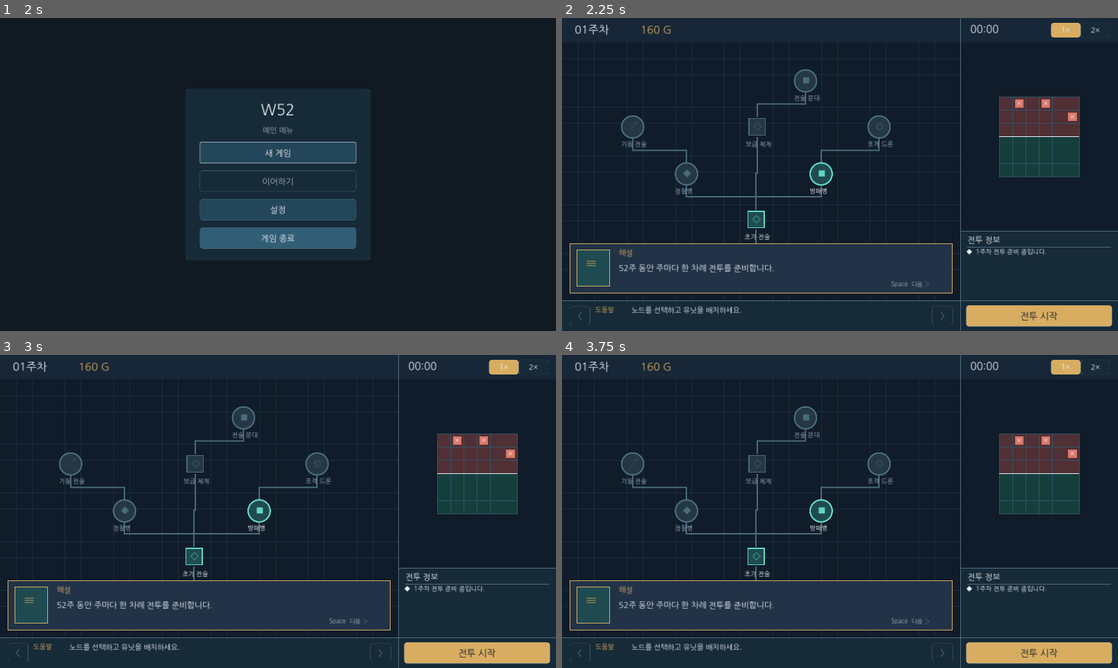
Above: before the commit, frames 1-4 (two rows, left to right).
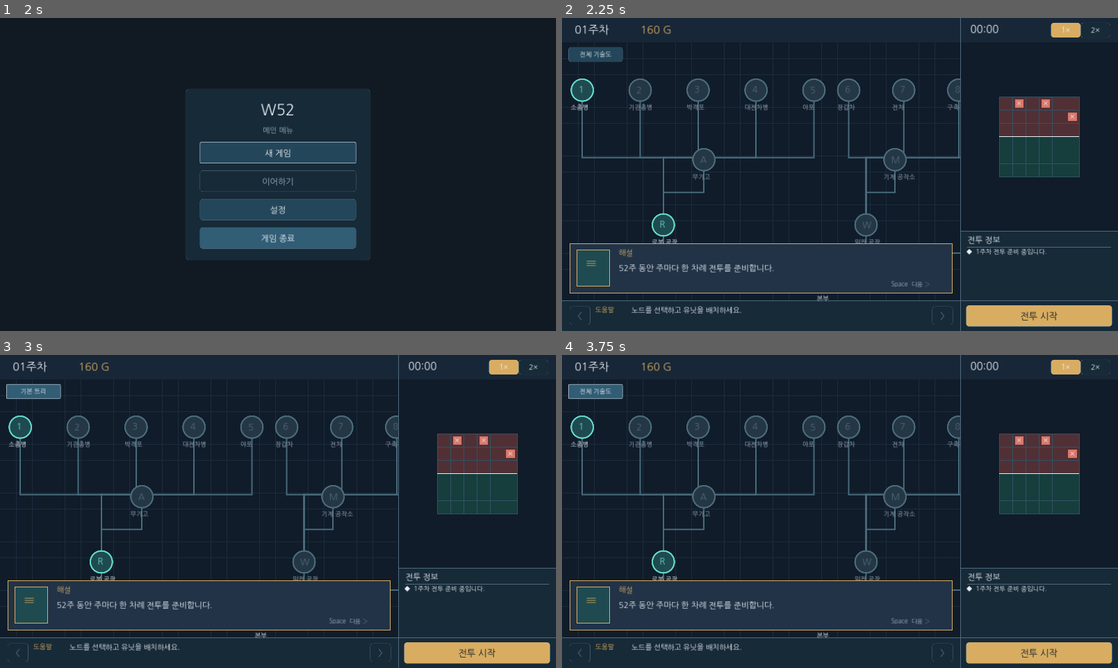
Above: after the commit, the same moments.

Repository: xcliming-svg/w52
Game: Godot game, scene res://main.tscn
The game is run twice, just before and just after one commit, with the same random seed, the same clock (stepped at 60 frames per second) and the same inputs.
Inputs (mouse positions are in pixels of both pictures, inside the frame that each line leads up to):
- Up to frame 1 (2 s): tap Enter at 0.5 s; move the mouse to (400, 158) at 0.52 s; click (400, 158) at 0.67 s; tap Space at 0.77, 1.25 s; drag from (166, 190) to (250, 237) at 1.27 s
- Up to frame 2 (2.25 s): click "새 게임" at 2 s
- Up to frame 3 (3 s): click (33, 392) at 2.75 s, where only the run after the commit has a clickable "전체 기술도"
- Up to frame 4 (3.75 s): click (595, 392) at 3.5 s, where only the run after the commit has a clickable "기본 트리"

Frame 1 is identical in both runs. In frame 2, 6.7% of the frame differs, in the area x 1-72%, y 9-91%; in frame 3, 6.7%; in frame 4, 6.7%.

Commit message:
feat: introduce 20-node tech tree rules, ownership and preview model

Diff:
--- a/scripts/game.gd
+++ b/scripts/game.gd
@@ -16,15 +16,42 @@
 const POPUP_BUTTON_OFFSET := Vector2(205, 194)
 const DIALOGUE_RECT := Rect2(28, 778, 1320, 171)
 const NODES := [
-    {"id":"root", "name":"지휘 본부", "kind":"root", "parent":"", "p":Vector2(670, 744), "week":1, "symbol":"◆", "detail":"전략의 시작 노드입니다."},
-    {"id":"command", "name":"초기 전술", "kind":"branch", "parent":"root", "p":Vector2(670, 612), "week":1, "symbol":"◇", "detail":"기본 지휘 분기입니다."},
-    {"id":"guard", "name":"방패병", "kind":"unit", "parent":"command", "p":Vector2(895, 454), "week":1, "symbol":"■", "detail":"전선 유지에 특화된|아군 전투 유닛입니다."},
-    {"id":"scout", "name":"정찰병", "kind":"unit", "parent":"command", "p":Vector2(430, 454), "week":8, "symbol":"◆", "detail":"전방 이동을 담당하는|아군 전투 유닛입니다."},
-    {"id":"mobility", "name":"기동 전술", "kind":"upgrade", "parent":"scout", "p":Vector2(244, 292), "week":17, "symbol":"↗", "detail":"기동 연구 경로입니다."},
-    {"id":"supply", "name":"보급 체계", "kind":"branch", "parent":"command", "p":Vector2(674, 292), "week":26, "symbol":"◇", "detail":"전력 운용 연구 분기입니다."},
-    {"id":"drone", "name":"포격 드론", "kind":"unit", "parent":"guard", "p":Vector2(1095, 292), "week":29, "symbol":"◎", "detail":"후방 지원을 담당하는|아군 전투 유닛입니다."},
-    {"id":"elite", "name":"전술 분대", "kind":"unit", "parent":"supply", "p":Vector2(841, 133), "week":44, "symbol":"■", "detail":"후반 확장 전투 유닛입니다."}
+    {"id":"hq", "name":"본부", "kind":"root", "parent":"", "p":Vector2(920, 825), "week":1, "requires":[], "symbol":"HQ", "detail":"기술트리의 뿌리"},
+    {"id":"robot_factory", "name":"로봇 공장", "kind":"production", "parent":"hq", "p":Vector2(350, 630), "week":1, "requires":[], "symbol":"R", "detail":"로봇 5종의 생산시설"},
+    {"id":"walker_factory", "name":"워커 공장", "kind":"production", "parent":"hq", "p":Vector2(1050, 630), "week":9, "requires":[], "symbol":"W", "detail":"워커 4종의 생산시설"},
+    {"id":"radar", "name":"레이더 기지", "kind":"tech", "parent":"hq", "p":Vector2(1730, 630), "week":15, "requires":[], "symbol":"T", "detail":"드론 관제·장거리 정밀 조준"},
+    {"id":"reactor", "name":"동력로", "kind":"tech", "parent":"hq", "p":Vector2(2190, 630), "week":32, "requires":[], "symbol":"P", "detail":"중전차·폭격기 고출력 동력"},
+    {"id":"armory", "name":"무기고", "kind":"tech", "parent":"robot_factory", "p":Vector2(490, 405), "week":10, "requires":[], "symbol":"A", "detail":"로켓·포격·공격기 무장 기술"},
+    {"id":"machine_shop", "name":"기계 공작소", "kind":"tech", "parent":"walker_factory", "p":Vector2(1150, 405), "week":18, "requires":[], "symbol":"M", "detail":"고급 차체·워커 플랫폼"},
+    {"id":"drone_hangar", "name":"드론 격납고", "kind":"production", "parent":"radar", "p":Vector2(1820, 405), "week":15, "requires":[], "symbol":"D", "detail":"드론 3종의 생산시설"},
+    {"id":"rifle", "name":"소총병", "kind":"unit", "parent":"robot_factory", "p":Vector2(70, 165), "week":1, "requires":["robot_factory"], "symbol":"1", "detail":"저비용 범용 사격·기본 대공 보조"},
+    {"id":"mg", "name":"기관총병", "kind":"unit", "parent":"robot_factory", "p":Vector2(270, 165), "week":2, "requires":["robot_factory"], "symbol":"2", "detail":"연사와 경량 표적 처리"},
+    {"id":"mortar", "name":"박격포", "kind":"unit", "parent":"robot_factory", "p":Vector2(470, 165), "week":4, "requires":["robot_factory"], "symbol":"3", "detail":"저비용 간접포격"},
+    {"id":"anti_tank", "name":"대전차병", "kind":"unit", "parent":"robot_factory", "p":Vector2(670, 165), "week":10, "requires":["robot_factory","armory"], "symbol":"4", "detail":"저비용 대장갑 특화"},
+    {"id":"artillery", "name":"야포", "kind":"unit", "parent":"robot_factory", "p":Vector2(870, 165), "week":21, "requires":["robot_factory","armory","radar"], "symbol":"5", "detail":"장거리 후열 화력"},
+    {"id":"car", "name":"장갑차", "kind":"unit", "parent":"walker_factory", "p":Vector2(990, 165), "week":9, "requires":["walker_factory"], "symbol":"6", "detail":"경량 워커 전열·빠른 연사"},
+    {"id":"tank", "name":"전차", "kind":"unit", "parent":"walker_factory", "p":Vector2(1180, 165), "week":18, "requires":["walker_factory","machine_shop"], "symbol":"7", "detail":"범용 장갑 전열"},
+    {"id":"destroyer", "name":"구축전차", "kind":"unit", "parent":"walker_factory", "p":Vector2(1370, 165), "week":29, "requires":["walker_factory","machine_shop","radar"], "symbol":"8", "detail":"단일 대전차 플랫폼"},
+    {"id":"heavy", "name":"중전차", "kind":"unit", "parent":"walker_factory", "p":Vector2(1560, 165), "week":36, "requires":["walker_factory","machine_shop","reactor"], "symbol":"9", "detail":"고내구 전열"},
+    {"id":"fighter", "name":"전투기", "kind":"unit", "parent":"drone_hangar", "p":Vector2(1760, 165), "week":15, "requires":["drone_hangar"], "symbol":"F", "detail":"공중 요격"},
+    {"id":"attacker", "name":"공격기", "kind":"unit", "parent":"drone_hangar", "p":Vector2(1960, 165), "week":24, "requires":["drone_hangar","armory"], "symbol":"G", "detail":"지상 지원·범위 공격"},
+    {"id":"bomber", "name":"폭격기", "kind":"unit", "parent":"drone_hangar", "p":Vector2(2160, 165), "week":40, "requires":["drone_hangar","reactor"], "symbol":"B", "detail":"대규모 폭격"}
 ]
+
+const UPGRADES := {
+    "rifle": [["고속 장전","연사 개선"],["대공 추적","공중 대응 개선"]],
+    "mg": [["연사 강화","지속 화력"],["표적 전환","경량 다수 대응"]],
+    "mortar": [["확산 포탄","광역 지원"],["자동 장전","발사 속도"]],
+    "anti_tank": [["관통탄","장갑 피해"],["유도 조준","표적 추적"]],
+    "artillery": [["장포신","사거리"],["고폭 포탄","포격 범위"]],
+    "car": [["추가 장갑","생존력"],["속사 포탑","경량 표적 대응"]],
+    "tank": [["복합 장갑","생존력"],["고폭탄","소형 광역"]],
+    "destroyer": [["관통 포탄","대장갑 화력"],["정밀 조준","표적 추적"]],
+    "heavy": [["강화 장갑","생존력"],["중포탄","일격 피해"]],
+    "fighter": [["요격 레이더","공중 탐지"],["속사 기관포","연사"]],
+    "attacker": [["확산 로켓","광역"],["정밀 유도탄","장갑 대응"]],
+    "bomber": [["확산 폭탄","타격 범위"],["중량 폭탄","일격 피해"]]
+}
 
 var week: int = 1
 var g: int = 160
@@ -34,6 +61,8 @@
 var selected_id: String = ""
 var hover_id: String = ""
 var placements: Array[String] = []
+var owned_buildings: Array[String] = ["hq", "robot_factory"]
+var full_tree_view: bool = false
 var log_items: Array[String] = []
 var speed: int = 1
 var battle_seconds: float = 0.0
@@ -45,6 +74,7 @@
 var pan_start_camera: Vector2 = Vector2.ZERO
 var pan_press_node_id: String = ""
 
+var full_view_button: Button
 var deploy_button: Button
 var battle_button: Button
 var prev_button: Button
@@ -72,19 +102,27 @@
     var requested: String = str(data.get("phase", "dialogue"))
     phase = requested if requested in ["dialogue", "prepare", "battle", "result"] else "dialogue"
     if phase == "battle":
-        phase = "prepare" # A paused-in-battle snapshot resumes from preparation, not a half simulated fight.
+        phase = "prepare"
     dialogue_index = clampi(int(data.get("dialogue", 0)), 0, DIALOGUE_COUNT)
     help_index = clampi(int(data.get("help", week)), 1, week)
+    owned_buildings = ["hq", "robot_factory"]
+    var stored: Variant = data.get("buildings", [])
+    if stored is Array:
+        for item in stored:
+            var node := _find_node(str(item))
+            if not node.is_empty() and str(node["kind"]) != "unit" and str(item) not in owned_buildings:
+                owned_buildings.append(str(item))
     placements.clear()
     var saved_placements: Variant = data.get("placements", [])
     if saved_placements is Array:
         for item in saved_placements:
             var node := _find_node(str(item))
-            if not node.is_empty() and str(node["kind"]) == "unit" and int(node["week"]) <= week and placements.size() < 12:
+            if not node.is_empty() and str(node["kind"]) == "unit" and _is_node_unlocked(node) and placements.size() < 12:
                 placements.append(str(item))
     if phase == "dialogue" and dialogue_index >= DIALOGUE_COUNT:
         phase = "prepare"
     selected_id = ""
+    full_tree_view = false
     camera_offset = Vector2.ZERO
     camera_target = Vector2.ZERO
     log_items = ["%d주차 전투 준비 중입니다." % week]
@@ -95,8 +133,8 @@
 
 func snapshot() -> Dictionary:
     return {"week":week, "g":g, "phase":phase, "dialogue":dialogue_index,
-        "help":help_index, "placements":placements.duplicate()}
-
+        "help":help_index, "placements":placements.duplicate(),
+        "buildings":owned_buildings.duplicate()}
 
 func _create_controls() -> void:
     # Only the tree surface is clipped. Panels and interactive Controls remain
@@ -132,11 +170,18 @@
     dialogue_surface.draw.connect(_draw_dialogue_overlay)
     add_child(dialogue_surface)
 
+    full_view_button = UI.make_button("전체 기술도", Vector2(188, 52))
+    full_view_button.position = Vector2(22, 100)
+    full_view_button.size = Vector2(188, 52)
+    full_view_button.add_theme_font_size_override("font_size", 22)
+    full_view_button.pressed.connect(_toggle_tree_view)
+    add_child(full_view_button)
+
     deploy_button = UI.make_button("배치", Vector2(160, 62))
     deploy_button.position = Vector2(-500, -500)
     deploy_button.size = Vector2(160, 62)
     deploy_button.add_theme_font_size_override("font_size", 26)
-    deploy_button.pressed.connect(_deploy_selected)
+    deploy_button.pressed.connect(_action_selected)
     add_child(deploy_button)
 
     prev_button = UI.make_button("〈", Vector2(72, 64))
@@ -209,6 +254,61 @@
     return {}
 
 
+func _has_building(id: String) -> bool:
+    return id in owned_buildings
+
+
+func _node_visible(node: Dictionary) -> bool:
+    if full_tree_view or _has_building(str(node["id"])):
+        return true
+    return _has_building(str(node["parent"]))
+
+
+func _is_node_unlocked(node: Dictionary) -> bool:
+    if week < int(node["week"]):
+        return false
+    if str(node["kind"]) == "unit":
+        for requirement in node["requires"]:
+            if not _has_building(str(requirement)):
+                return false
+        return true
+    return _has_building(str(node["parent"]))
+
+
+func _node_half_size(node: Dictionary) -> float:
+    match str(node["kind"]):
+        "root":
+            return 52.0
+        "production":
+            return 44.0
+        "tech":
+            return 40.0
+        _:
+            return 36.0
+
+
+func _toggle_tree_view() -> void:
+    full_tree_view = not full_tree_view
+    full_view_button.text = "기본 트리" if full_tree_view else "전체 기술도"
+    camera_offset = _clamp_pan(camera_offset)
+    camera_target = camera_offset
+    _refresh_all()
+
+
+func _build_selected() -> void:
+    var node := _find_node(selected_id)
+    if node.is_empty() or str(node["kind"]) == "unit" or str(node["kind"]) == "root":
+        return
+    if phase not in ["dialogue", "prepare"] or not _node_visible(node) or not _is_node_unlocked(node):
+        return
+    var id := str(node["id"])
+    if _has_building(id):
+        return
+    # No approved construction price: this is an instant, zero-cost UI demonstration.
+    owned_buildings.append(id)
+    _append_log("%s 즉시 건설 (비용 미정·시연)" % str(node["name"]))
+    _refresh_all()
+
 func _node_tree_local(node: Dictionary) -> Vector2:
     return node["p"] + camera_offset
 
@@ -219,28 +319,32 @@
 
 func _selected_ancestors() -> Array[String]:
     var result: Array[String] = []
-    var current: String = selected_id
-    while not current.is_empty():
-        result.append(current)
-        var node := _find_node(current)
-        if node.is_empty():
-            break
-        current = str(node["parent"])
+    var starts: Array[String] = [selected_id]
+    var selected := _find_node(selected_id)
+    if not selected.is_empty() and str(selected["kind"]) == "unit":
+        for req in selected["requires"]:
+            starts.append(str(req))
+    for start in starts:
+        var current: String = start
+        while not current.is_empty():
+            if current not in result:
+                result.append(current)
+            var node := _find_node(current)
+            if node.is_empty():
+                break
+            current = str(node["parent"])
     return result
 
 
 func _node_visual_rect(node: Dictionary) -> Rect2:
-    # A recognizable unit of the tree is one entire node plus its name label.
-    # Use its largest hover/selection icon size and the measured label width.
+    # Entire shape and measured label, with the single 112% focus scale.
     var p: Vector2 = node["p"]
-    var radius := 38.0 * 1.12
-    var label_width := FONT.get_string_size(str(node["name"]), HORIZONTAL_ALIGNMENT_LEFT, -1, 22).x
-    var left := minf(p.x - radius, p.x - 40.0)
-    var right := maxf(p.x + radius, p.x - 40.0 + label_width)
-    var top := p.y - radius
-    var bottom := p.y + radius + 7.0 + 22.0 + FONT.get_descent(22)
-    return Rect2(Vector2(left, top), Vector2(right - left, bottom - top))
-
+    var half: float = _node_half_size(node) * 1.12
+    var label_width: float = FONT.get_string_size(str(node["name"]), HORIZONTAL_ALIGNMENT_LEFT, -1, 22).x
+    var left := minf(p.x - half, p.x - label_width * 0.5)
+    var right := maxf(p.x + half, p.x + label_width * 0.5)
+    var bottom := p.y + half + 7.0 + 22.0 + FONT.get_descent(22)
+    return Rect2(Vector2(left, p.y - half), Vector2(right - left, bottom - (p.y - half)))
 
 func _readable_tree_area() -> Rect2:
     # Avoid counting a node completely hidden by the dialogue overlay.
@@ -257,6 +361,8 @@
     var nearest := candidate
     var nearest_distance := INF
     for node in NODES:
+        if not _node_visible(node):
+            continue
         var artwork := _node_visual_rect(node)
         var min_offset := visible.position - artwork.position
         var max_offset := visible.end - artwork.end
@@ -270,7 +376,7 @@
 
 func _select_node(id: String) -> void:
     var node := _find_node(id)
-    if node.is_empty():
+    if node.is_empty() or not _node_visible(node):
         return
     selected_id = id
     camera_target = _clamp_pan(TREE_CENTER_LOCAL - node["p"])
@@ -291,6 +397,19 @@
     return Rect2(Vector2(panel_x, panel_y), POPUP_SIZE)
 
 
+func _upgrade_rect() -> Rect2:
+    if selected_id.is_empty():
+        return Rect2()
+    var node := _find_node(selected_id)
+    if node.is_empty() or str(node["kind"]) != "unit":
+        return Rect2()
+    var panel := _popup_rect()
+    var x := panel.end.x + 12.0
+    if x + 420.0 > TREE_RECT.size.x - 12.0:
+        x = panel.position.x - 432.0
+    return Rect2(Vector2(x, panel.position.y), Vector2(420, 256))
+
+
 func _update_popup() -> void:
     if selected_id.is_empty():
         deploy_button.visible = false
@@ -301,10 +420,23 @@
         return
     var panel := _popup_rect()
     deploy_button.position = panel.position + POPUP_BUTTON_OFFSET
-    deploy_button.visible = str(node["kind"]) == "unit"
-    deploy_button.disabled = int(node["week"]) > week or phase == "battle" or phase == "result"
-    deploy_button.text = "배치" if not deploy_button.disabled else "배치 불가"
-
+    var kind := str(node["kind"])
+    deploy_button.visible = kind != "root" and (kind == "unit" or not _has_building(str(node["id"])))
+    deploy_button.disabled = phase not in ["dialogue", "prepare"] or not _is_node_unlocked(node)
+    if kind == "unit":
+        deploy_button.text = "배치" if not deploy_button.disabled else "배치 불가"
+    else:
+        deploy_button.text = "시연 건설" if not deploy_button.disabled else "건설 불가"
+
+
+func _action_selected() -> void:
+    var node := _find_node(selected_id)
+    if node.is_empty():
+        return
+    if str(node["kind"]) == "unit":
+        _deploy_selected()
+    else:
+        _build_selected()
 
 func _process(delta: float) -> void:
     if camera_offset.distance_squared_to(camera_target) > 0.5:
